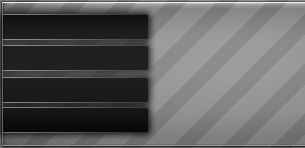
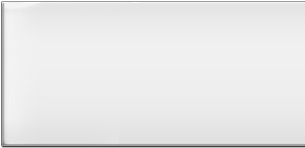
Comparing the layer stacks of the two 305×148 images. Changes:
added layer "Rounded Rectangle 2" above "Group 1" over [0, 1, 119, 145]
hid "Group 1" over [2, 14, 149, 133]
hid "Transparency Checker" over [0, 0, 305, 148]
hid "leftBg" over [0, 0, 305, 148]
